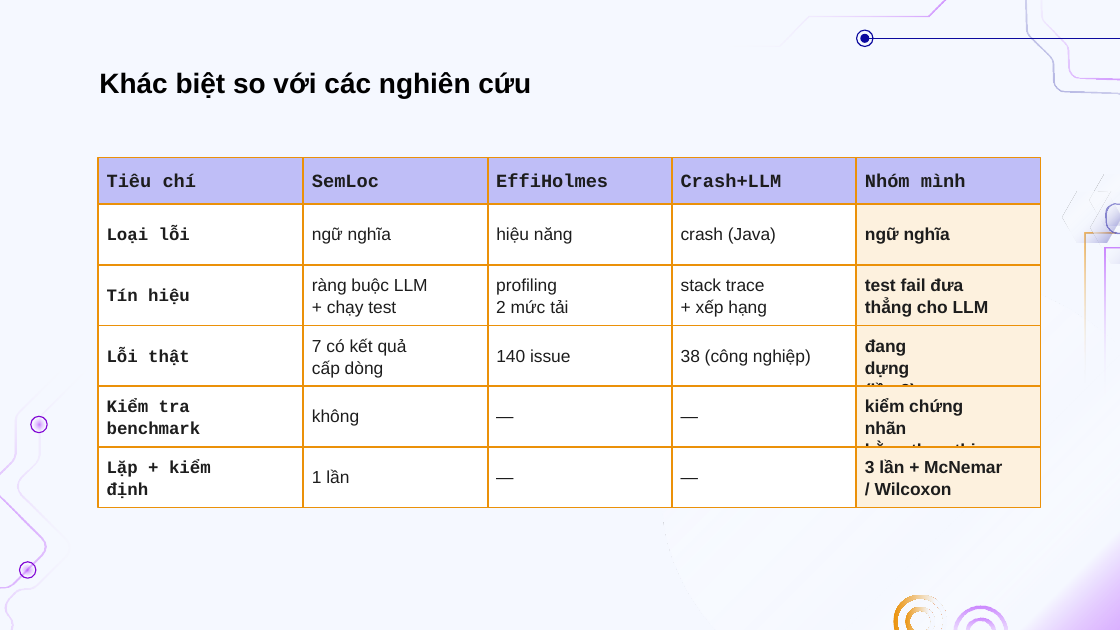
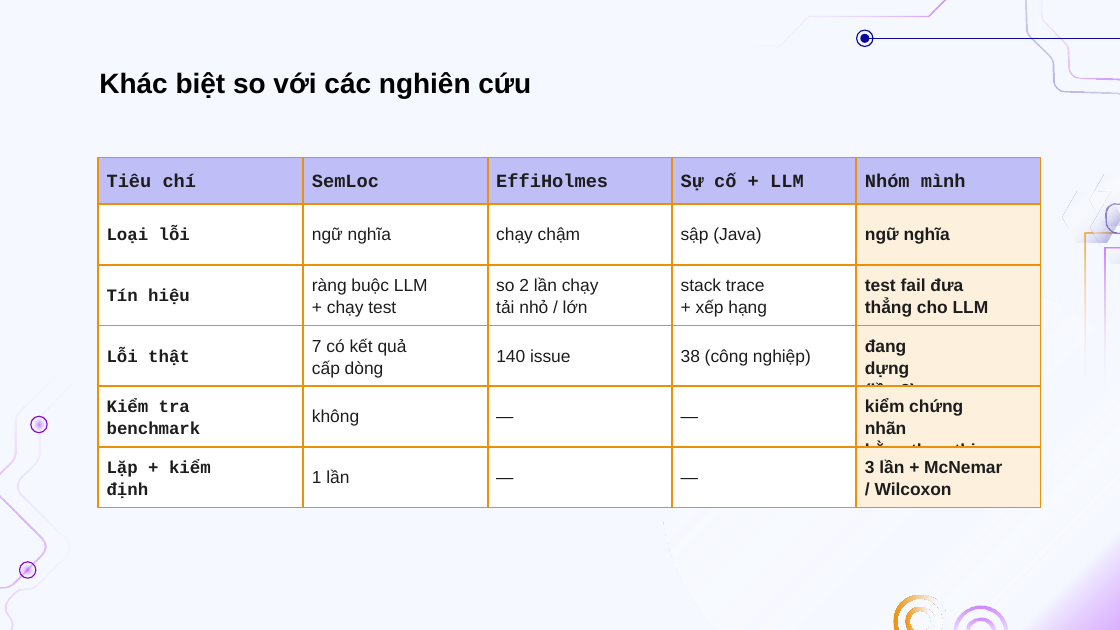
Before and after one commit to doanan293/grounded-or-guessed, a slide deck: slide 8 of docs/presentation/bao-cao-lan-2.pptx. Drawn at 1120x630 pixels with LibreOffice and Linux fonts; fonts in the diff are those of the drawing; background and template pictures are left out. Boxes give left, top, right and bottom in pixels: in the first picture for what was removed or moved away, otherwise in the second. Text is boxed around its words. In the diff, an @@ line names an element or a change of style, - is before the commit and + after.

Commit message:
rebuild deck lần 2 và bảo vệ: trang nghiên cứu liên quan mới, Crash+LLM -> Sự cố+LLM

```diff
--- a/docs/presentation/bao-cao-lan-2.pptx
+++ b/docs/presentation/bao-cao-lan-2.pptx
@@ text at [681,174,804,191]: text changed @@
-Crash+LLM
+Sự cố + LLM
@@ text at [496,227,580,244]: text changed @@
-hiệu năng
+chạy chậm
@@ text at [681,227,761,244]: text changed @@
-crash (Java)
+sập (Java)
@@ text at [496,277,599,313]: text changed @@
-profiling
-2 mức tải
+so 2 lần chạy
+tải nhỏ / lớn
```
Also in this commit, not shown: 2 other slides changed, 1 other file.
